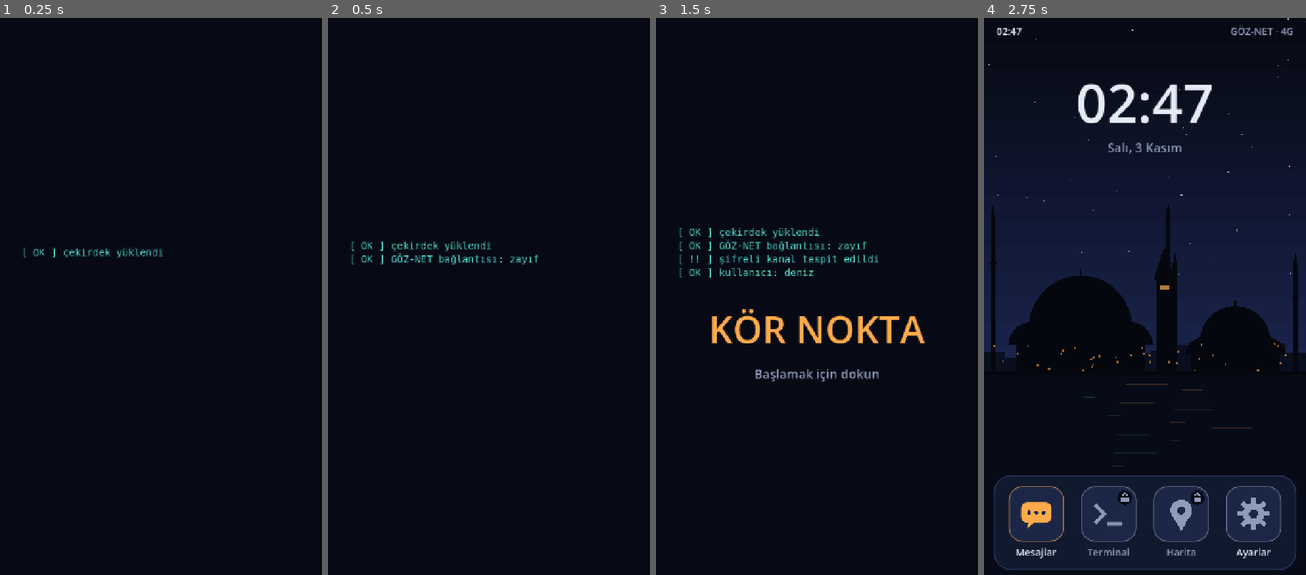
Above: before the commit, frames 1-4 (left to right).
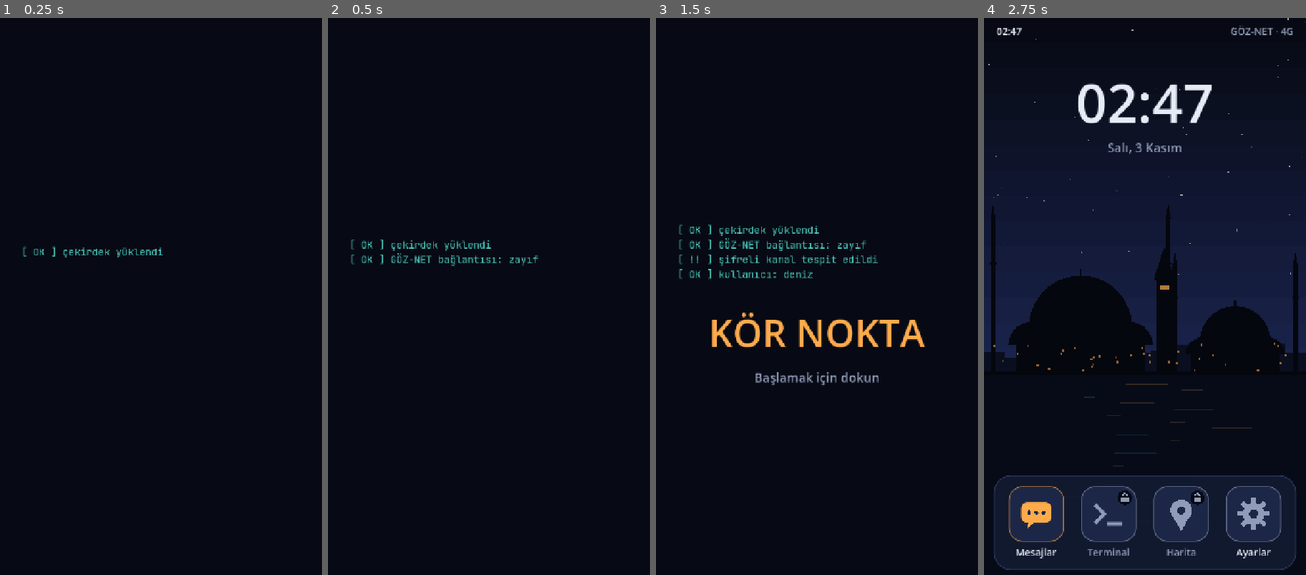
Above: after the commit, the same moments.

Repository: emincelk55-droid/burger-tycoon
Game: Godot game, scene res://scenes/main.tscn
The game is run twice, just before and just after one commit, with the same random seed, the same clock (stepped at 60 frames per second) and the same inputs.
Inputs (mouse positions are in pixels of both pictures, inside the frame that each line leads up to):
- Up to frame 1 (0.25 s): no input
- Up to frame 2 (0.5 s): no input
- Up to frame 3 (1.5 s): click (817, 302) at 0.67 s; move the mouse to (752, 335) at 1.27 s; click (752, 335) at 1.42 s
- Up to frame 4 (2.75 s): move the mouse to (1177, 179) at 2.02 s; click (1177, 179) at 2.17 s

The runs differ from the first frame. In frame 1, 0.3% of the frame differs, in the area x 7-51%, y 40-43%; in frame 2, 0.7%; in frame 3, 3.3%, in the area x 7-84%, y 37-66%; in frame 4, nothing differs.

Commit message:
Keep terminal readable when the on-screen keyboard opens
- App windows shrink by the virtual keyboard height so the input and
  latest output stay visible above it
- Terminal uses embedded JetBrains Mono, larger text and line spacing
- Command input uses a no-autocorrect keyboard and stays focused
  after submitting

Co-Authored-By: Claude Opus 5.5 <noreply@anthropic.com>
Claude-Session: https://claude.ai/code/session_01X3GUNqYdg8ijaX6uu8Zgy8

Diff:
--- a/game/apps/terminal_app.gd
+++ b/game/apps/terminal_app.gd
@@ -51,7 +51,8 @@
 	_out.selection_enabled = false
 	_out.size_flags_vertical = Control.SIZE_EXPAND_FILL
 	_out.add_theme_font_override("normal_font", UIKit.mono_font())
-	_out.add_theme_font_size_override("normal_font_size", 24)
+	_out.add_theme_font_size_override("normal_font_size", 27)
+	_out.add_theme_constant_override("line_separation", 6)
 	_out.add_theme_color_override("default_color", UIKit.TEXT)
 	var out_m := UIKit.margin(_out, 20, 8, 20, 8)
 	out_m.size_flags_vertical = Control.SIZE_EXPAND_FILL
@@ -78,8 +79,10 @@
 	_input.placeholder_text = Loc.t("term.placeholder")
 	_input.custom_minimum_size = Vector2(0, 80)
 	_input.add_theme_font_override("font", UIKit.mono_font())
-	_input.add_theme_font_size_override("font_size", 26)
-	_input.virtual_keyboard_type = LineEdit.KEYBOARD_TYPE_DEFAULT
+	_input.add_theme_font_size_override("font_size", 28)
+	_input.virtual_keyboard_type = LineEdit.KEYBOARD_TYPE_URL
+	if "keep_editing_on_text_submit" in _input:
+		_input.set("keep_editing_on_text_submit", true)
 	_input.text_submitted.connect(_on_submit)
 	bcol.add_child(_input)
 
@@ -166,3 +169,9 @@
 
 static func _escape(text: String) -> String:
 	return text.replace("[", "[lb]")
+
+
+func _on_keyboard_changed(height: float) -> void:
+	# Klavye açıkken ipucunu gizle, çıktıya yer kalsın; en alttaki satıra kaydır.
+	_hint.visible = height <= 0.0 and _hint.text != ""
+	_out.scroll_to_line(maxi(_out.get_line_count() - 1, 0))
--- a/game/os/app_window.gd
+++ b/game/os/app_window.gd
@@ -8,6 +8,7 @@
 var content: VBoxContainer
 var header_title: Label
 var header_status: Label
+var _kb_spacer: Control
 
 
 func _ready() -> void:
@@ -55,7 +56,22 @@
 	content.size_flags_vertical = Control.SIZE_EXPAND_FILL
 	content.add_theme_constant_override("separation", 0)
 	col.add_child(content)
+	_kb_spacer = Control.new()
+	_kb_spacer.mouse_filter = Control.MOUSE_FILTER_IGNORE
+	col.add_child(_kb_spacer)
 	_build(content)
+
+
+func _process(_delta: float) -> void:
+	var h := UIKit.keyboard_height(self)
+	if not is_equal_approx(_kb_spacer.custom_minimum_size.y, h):
+		_kb_spacer.custom_minimum_size.y = h
+		_on_keyboard_changed(h)
+
+
+## Klavye açılıp kapanınca alt sınıflar tepki verebilir.
+func _on_keyboard_changed(_height: float) -> void:
+	pass
 
 
 func _title() -> String:
--- a/game/ui/ui_kit.gd
+++ b/game/ui/ui_kit.gd
@@ -24,10 +24,26 @@
 
 static func mono_font() -> Font:
 	if _mono == null:
-		var f := SystemFont.new()
-		f.font_names = PackedStringArray(["Roboto Mono", "Droid Sans Mono", "DejaVu Sans Mono", "Consolas", "monospace"])
-		_mono = f
+		var path := "res://fonts/JetBrainsMonoNL-Regular.woff2"
+		if ResourceLoader.exists(path):
+			_mono = load(path) as Font
+		if _mono == null:
+			var f := SystemFont.new()
+			f.font_names = PackedStringArray(["Roboto Mono", "Droid Sans Mono", "monospace"])
+			_mono = f
 	return _mono
+
+
+## Ekran klavyesinin yüksekliği (viewport birimiyle). Klavye kapalıysa 0.
+static func keyboard_height(node: Node) -> float:
+	if not DisplayServer.has_feature(DisplayServer.FEATURE_VIRTUAL_KEYBOARD):
+		return 0.0
+	var kb := DisplayServer.virtual_keyboard_get_height()
+	var win := DisplayServer.window_get_size()
+	if kb <= 0 or win.y <= 0:
+		return 0.0
+	var vp := node.get_viewport().get_visible_rect().size
+	return kb * (vp.y / float(win.y))
 
 
 static func box(bg: Color, radius: int = 18, pad: int = 16, border: Color = Color(0, 0, 0, 0), border_w: int = 0) -> StyleBoxFlat:
